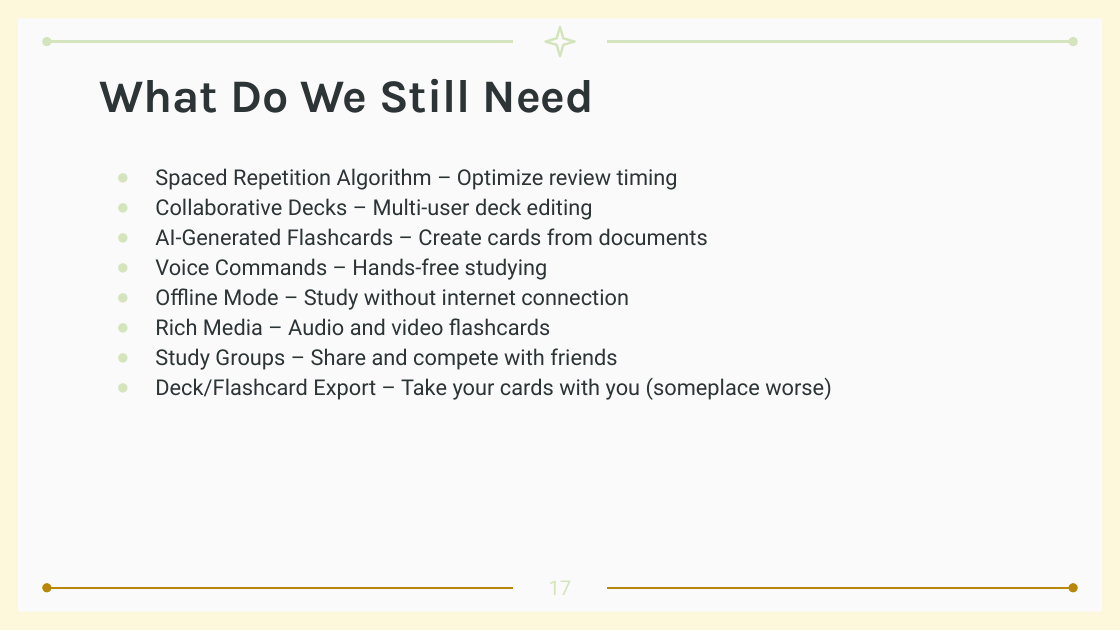
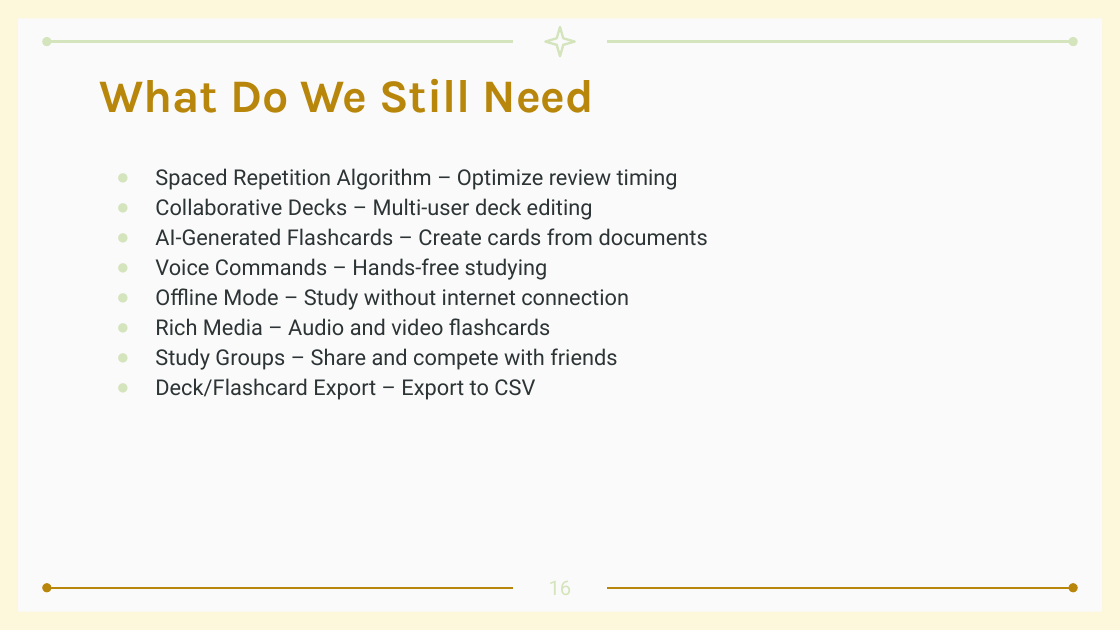
Before and after one commit to antoninast/deckster, a slide deck: slide 16 of resources/Project Presentation.pptx (slide 17 before the commit). Drawn at 1120x630 pixels with LibreOffice and Linux fonts; fonts in the diff are those of the drawing. Boxes give left, top, right and bottom in pixels: in the first picture for what was removed or moved away, otherwise in the second. Text is boxed around its words. In the diff, an @@ line names an element or a change of style, - is before the commit and + after.

```diff
--- a/resources/Project Presentation.pptx
+++ b/resources/Project Presentation.pptx
@@ title "What Do We Still Need" at box(99, 78, 595, 113): text colour #2D3436 to #B8860B @@
@@ text at box(155, 378, 535, 400): text changed @@
-● Deck/Flashcard Export – Take your cards with you (someplace worse)
+● Deck/Flashcard Export – Export to CSV
```
Also in this commit, not shown: 5 other slides changed, 6 slides added, 19 slides removed, 1 other file.
